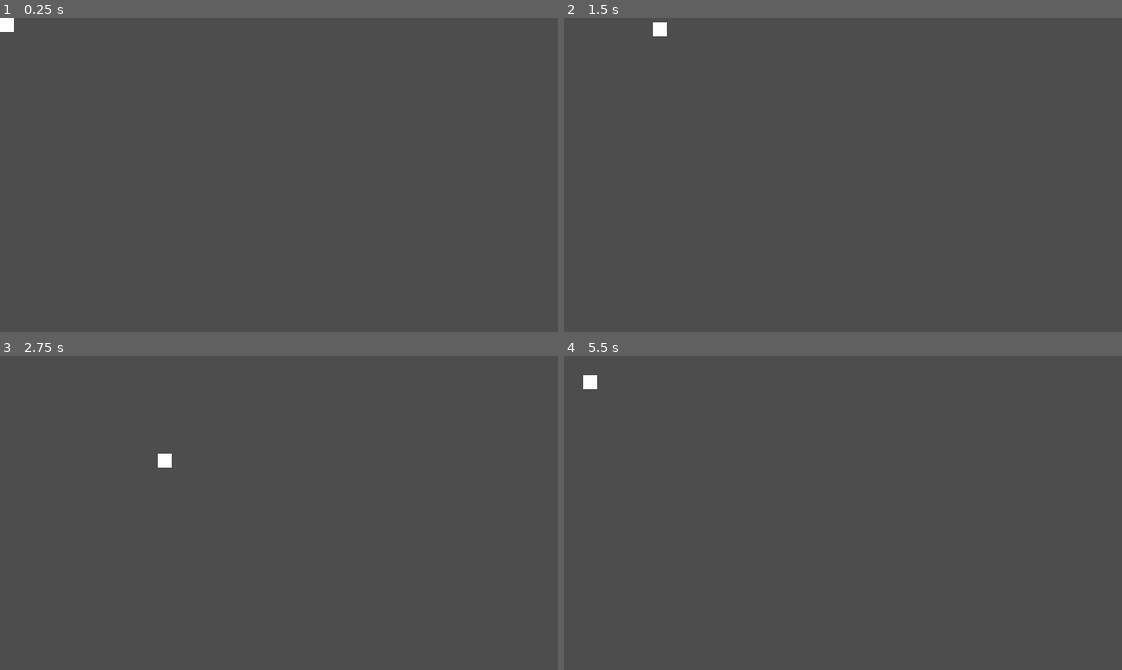
Above: before the commit, frames 1-4 (two rows, left to right).
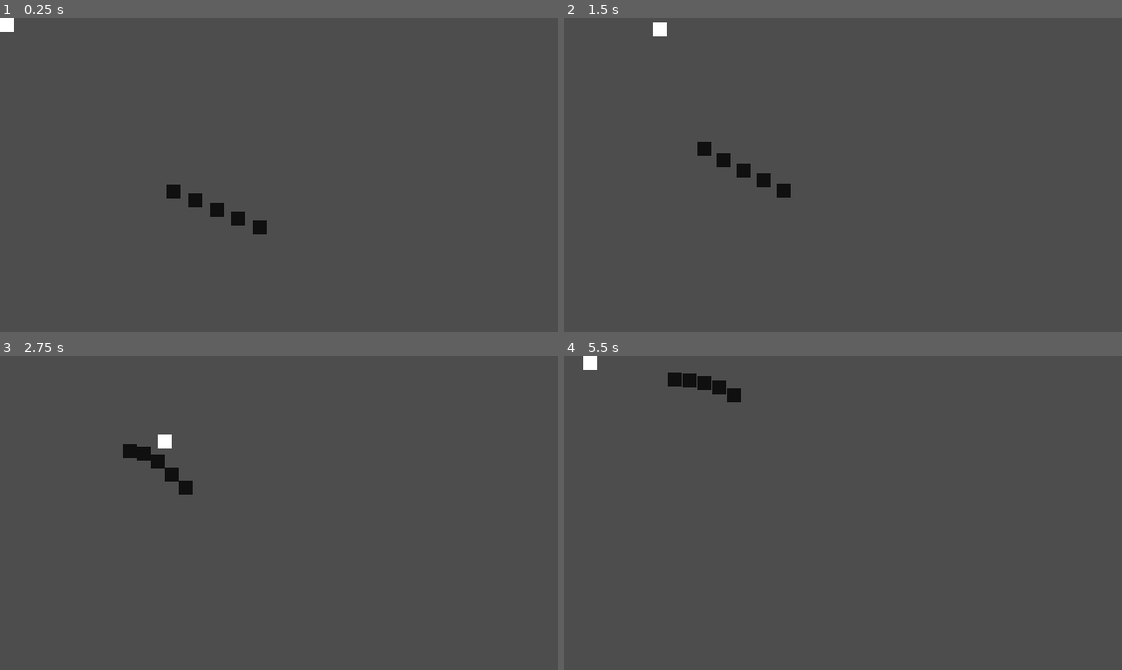
Above: after the commit, the same moments.

Repository: hkattt/fallen-angel
Game: Godot game, scene res://scenes/game.tscn
Same seed, same stepped clock (60 frames per second), same inputs: the game is played once before the commit and once after it.
Inputs:
- Up to frame 1 (0.25 s): no input
- Up to frame 2 (1.5 s): hold D (move_right) 0.53-1.28 s; hold S (move_down) from 1.28 s (still down)
- Up to frame 3 (2.75 s): release S (move_down) at 2.03 s; hold D (move_right) from 2.03 s (still down)
- Up to frame 4 (5.5 s): release D (move_right) at 2.78 s; hold W (move_up) 2.78-3.53 s; hold A (move_left) 3.53-5.03 s; hold S (move_down) from 5.03 s (still down)

The runs differ from the first frame. In frame 1, 0.6% of the frame differs, in the area x 29-48%, y 53-69%; in frame 2, 0.6%; in frame 3, 0.7%; in frame 4, 0.8%, in the area x 3-32%, y 0-15%.

Commit message:
5 - Implemented Follow component and Coal enemy

Diff:
--- a/src/scenes/character/character.gd
+++ b/src/scenes/character/character.gd
@@ -1,7 +1,7 @@
-class_name Chracter extends CharacterBody2D
+class_name Character extends CharacterBody2D
 
-const MAX_SPEED: float       = 150.0
-const ACCELERAION: float     = 300.0
+const MAX_SPEED: float   = 150.0
+const ACCELERAION: float = 300.0
 
 var direction: Vector2        = Vector2.ZERO
 var current_velocity: Vector2 = Vector2.ZERO
--- a/src/scenes/character/character.tscn
+++ b/src/scenes/character/character.tscn
@@ -13,4 +13,5 @@
 
 [node name="CollisionShape2D" type="CollisionShape2D" parent="."]
 position = Vector2(8, 8)
+scale = Vector2(0.986286, 1)
 shape = SubResource("RectangleShape2D_6nn2t")
--- /dev/null
+++ b/src/scenes/components/follow/follow.gd
@@ -0,0 +1,25 @@
+class_name Follow extends Node2D
+
+@onready var parent: CharacterBody2D = get_parent()
+
+const follow_scene: PackedScene = preload("res://scenes/components/follow/follow.tscn")
+
+var target: Node2D
+var speed: float
+var direction: Vector2 = Vector2.ZERO
+
+static func create(p_target: Node2D, p_speed: float) -> Follow:
+	var follow: Follow = follow_scene.instantiate()
+	follow.target = p_target
+	follow.speed = p_speed
+	return follow
+
+func _ready() -> void:
+	pass
+
+func _physics_process(_delta: float) -> void:
+	if !target: return
+
+	direction = parent.global_position.direction_to(target.global_position)
+	parent.velocity = speed * direction
+	parent.move_and_slide()
--- /dev/null
+++ b/src/scenes/components/follow/follow.tscn
@@ -0,0 +1,6 @@
+[gd_scene load_steps=2 format=3 uid="uid://cl0glsnmmab0v"]
+
+[ext_resource type="Script" uid="uid://cgh6w008tncqh" path="res://scenes/components/follow/follow.gd" id="1_8cmx6"]
+
+[node name="Follow" type="Node2D"]
+script = ExtResource("1_8cmx6")
--- /dev/null
+++ b/src/scenes/enemies/coal.gd
@@ -0,0 +1,17 @@
+class_name Coal extends CharacterBody2D
+
+const coal_scene: PackedScene = preload("res://scenes/enemies/coal.tscn")
+
+const MAX_SPEED: float = 50
+
+var player: Character
+
+static func create(p_player: Character, p_position) -> Coal:
+	var coal: Coal = coal_scene.instantiate()
+	coal.player = p_player
+	coal.global_position = p_position
+	# Add components
+	var follow: Follow = Follow.create(p_player, MAX_SPEED)
+	coal.add_child(follow)
+
+	return coal
--- /dev/null
+++ b/src/scenes/enemies/coal.tscn
@@ -0,0 +1,20 @@
+[gd_scene load_steps=4 format=3 uid="uid://dx1tmvagmv17l"]
+
+[ext_resource type="Script" uid="uid://dcebud64oq6rt" path="res://scenes/enemies/coal.gd" id="1_go4gr"]
+[ext_resource type="PackedScene" uid="uid://cl0glsnmmab0v" path="res://scenes/components/follow/follow.tscn" id="1_wjm6u"]
+
+[sub_resource type="RectangleShape2D" id="RectangleShape2D_go4gr"]
+size = Vector2(16, 16)
+
+[node name="Coal" type="CharacterBody2D"]
+script = ExtResource("1_go4gr")
+
+[node name="Polygon2D" type="Polygon2D" parent="."]
+color = Color(0.0646965, 0.0646965, 0.0646965, 1)
+polygon = PackedVector2Array(0, 0, 16, 0, 16, 16, 0, 16)
+
+[node name="Follow" parent="." instance=ExtResource("1_wjm6u")]
+
+[node name="CollisionShape2D" type="CollisionShape2D" parent="."]
+position = Vector2(8, 8)
+shape = SubResource("RectangleShape2D_go4gr")
--- a/src/scenes/game.gd
+++ b/src/scenes/game.gd
@@ -1 +1,8 @@
 class_name Game extends Node2D
+
+@onready var player: Character = $Character
+
+func _ready() -> void:
+	for i in range(0, 5):
+		var coal: Coal = Coal.create(player, Vector2(200 + i * 25, 200 + i * 10))
+		add_child(coal)
Not shown, added: src/scenes/components/follow/follow.gd.uid
Not shown, added: src/scenes/enemies/coal.gd.uid
Not shown, changed: src/.gitignore
